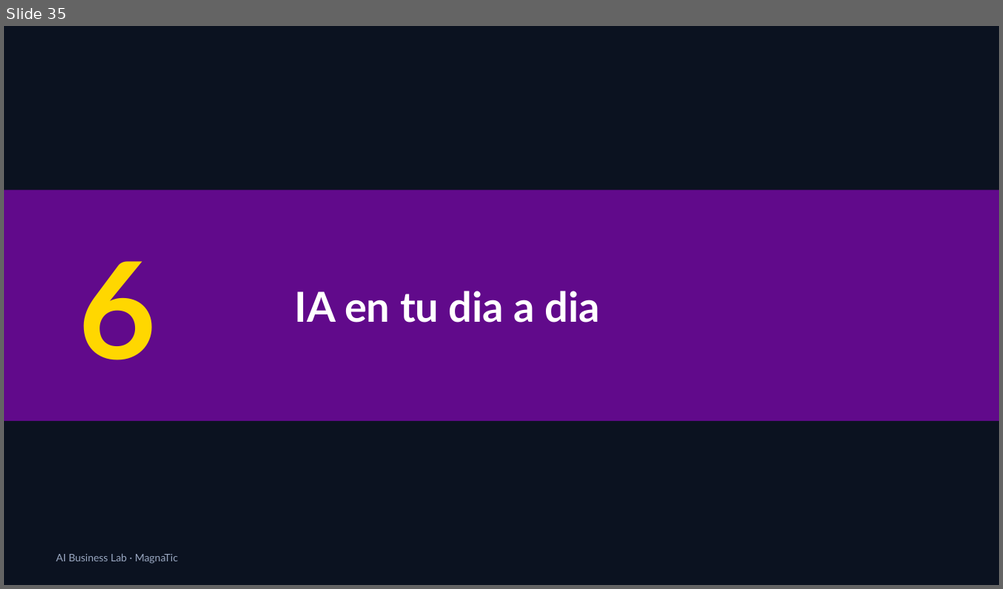
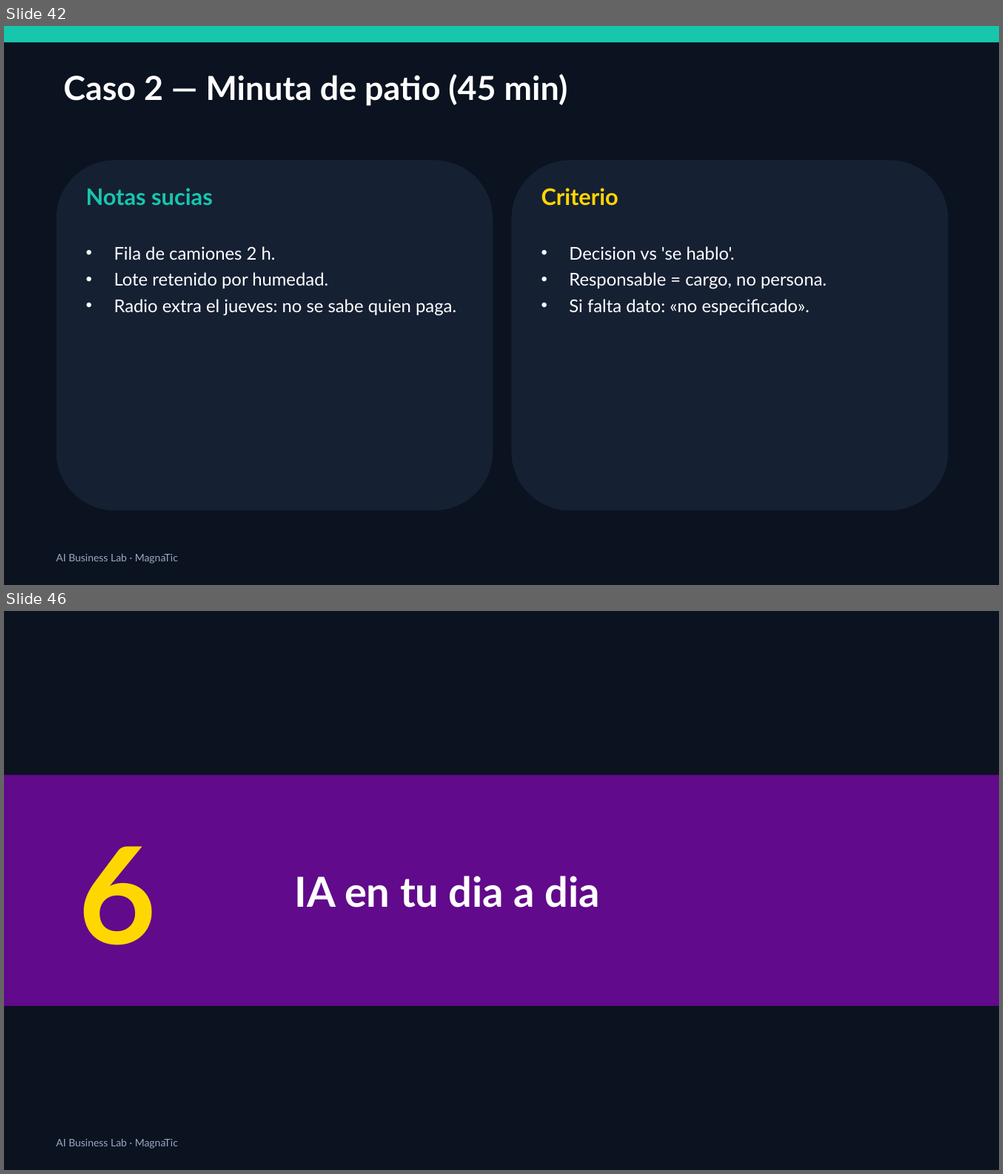
Before and after one commit to xander0408/CURSOS, a slide deck: AI-Business-Lab-Presentacion.pptx. Shown one above the other, each under a label of ours: slide 35 before the commit, slides 42 and 46 after it; the slides between them are not shown. The pictures are 1003x589 and 1003x1174 pixels, drawn with LibreOffice and Linux fonts; fonts in the diff are those of the drawing. Boxes give left, top, right and bottom in pixels: in the first picture for what was removed or moved away, otherwise in the second. Text is boxed around its words. In the diff, an @@ line names an element or a change of style, - is before the commit and + after.

```diff
--- a/AI-Business-Lab-Presentacion.pptx
+++ b/AI-Business-Lab-Presentacion.pptx
@@ slide 42 added at (4, 26, 999, 585), background #0B1220 @@
@@ rectangle added at (4, 26, 999, 42), fill #16C6AD @@
@@ text added at (63, 74, 568, 106), 32 pt, text #FFFFFF, bold @@
+Caso 2 — Minuta de patio (45 min)
@@ rounded rectangle added at (57, 160, 492, 511), fill #162033 @@
@@ rounded rectangle added at (512, 160, 948, 511), fill #162033 @@
@@ text added at (86, 188, 213, 205), 22 pt, text #16C6AD, bold @@
+Notas sucias
@@ text added at (541, 188, 618, 206), 22 pt, text #FFD700, bold @@
+Criterio
@@ text added at (114, 247, 456, 316), 17 pt, text #FFFFFF @@
+• Fila de camiones 2 h.
+• Lote retenido por humedad.
+• Radio extra el jueves: no se sabe quien paga.
@@ text added at (569, 247, 826, 315), 17 pt, text #FFFFFF @@
+• Decision vs 'se hablo'.
+• Responsable = cargo, no persona.
+• Si falta dato: «no especificado».
@@ text added at (56, 554, 178, 564), 10 pt, text #9AA8C2 @@
+AI Business Lab · MagnaTic
@@ what was slide 35 is now slide 46 @@
```
Also in this commit, not shown: 3 slides changed, 13 other slides added, 13 other files.
